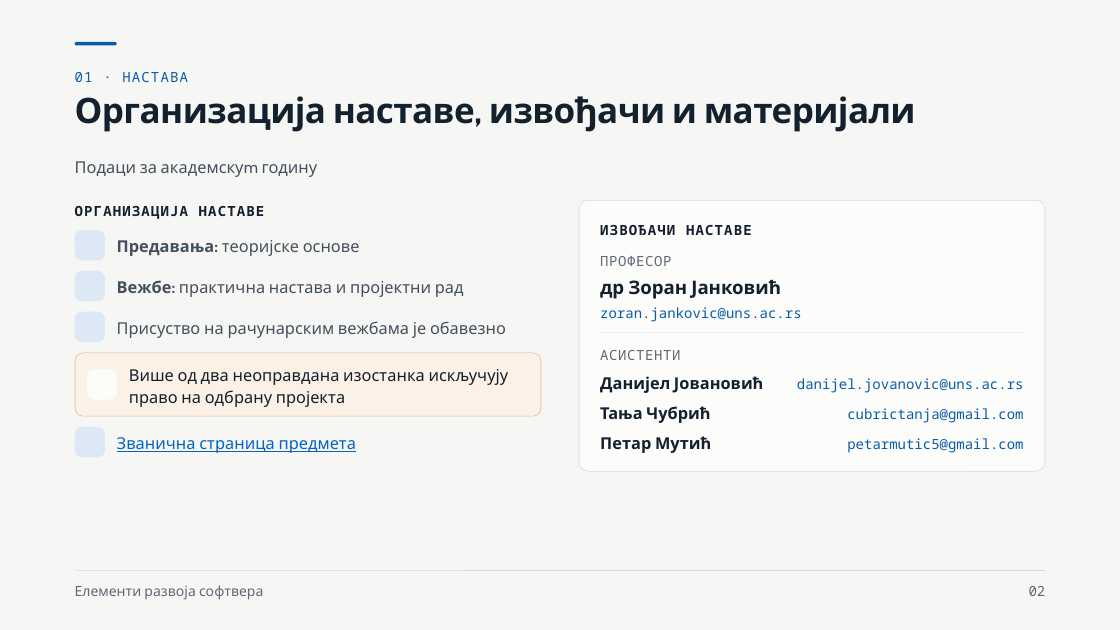
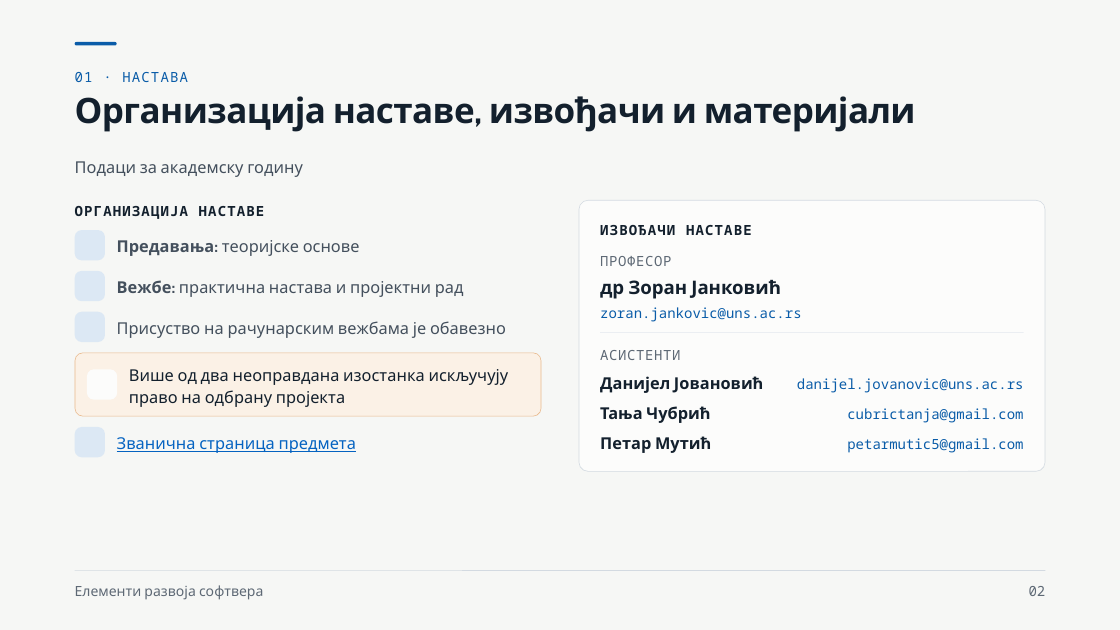
Before and after one commit to owlCoder/ftn-nastavni-materijali, a slide deck: slide 2 of 01 Elementi Razvoja Softvera/02 Prezentacije/PPTX/00 Основне информације о предмету и пројекту.pptx. Drawn at 1120x630 pixels with LibreOffice and Linux fonts; fonts in the diff are those of the drawing; background and template pictures are left out. Boxes give left, top, right and bottom in pixels: in the first picture for what was removed or moved away, otherwise in the second. Text is boxed around its words. In the diff, an @@ line names an element or a change of style, - is before the commit and + after.

```diff
--- a/01 Elementi Razvoja Softvera/02 Prezentacije/PPTX/00 Основне информације о предмету и пројекту.pptx
+++ b/01 Elementi Razvoja Softvera/02 Prezentacije/PPTX/00 Основне информације о предмету и пројекту.pptx
@@ text at <box>75,161,303,177</box>: text changed @@
-Подаци за академскуm годину
+Подаци за академску годину
```
Also in this commit, not shown: 2 other slides changed, 1 other file.
